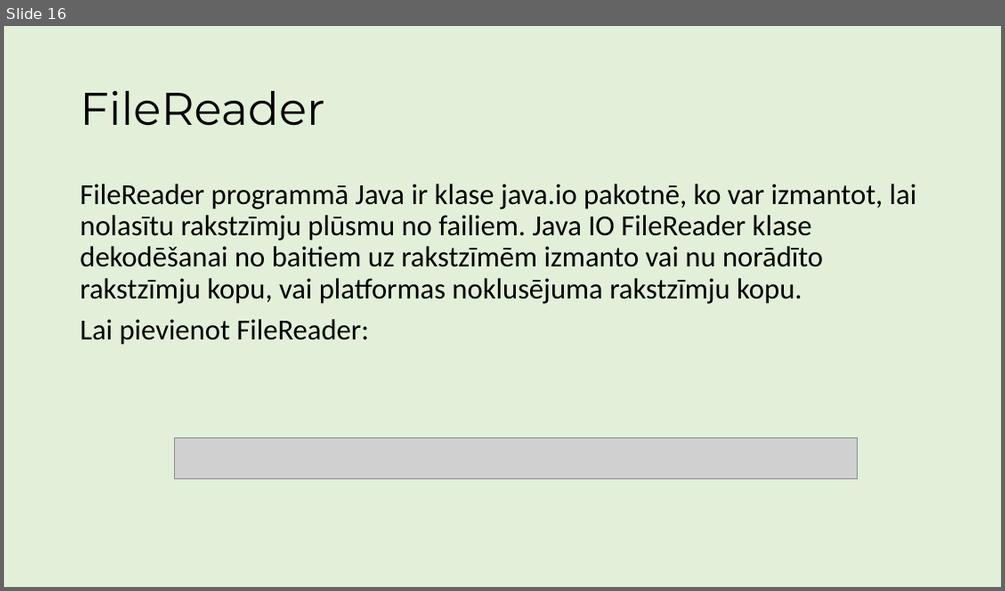
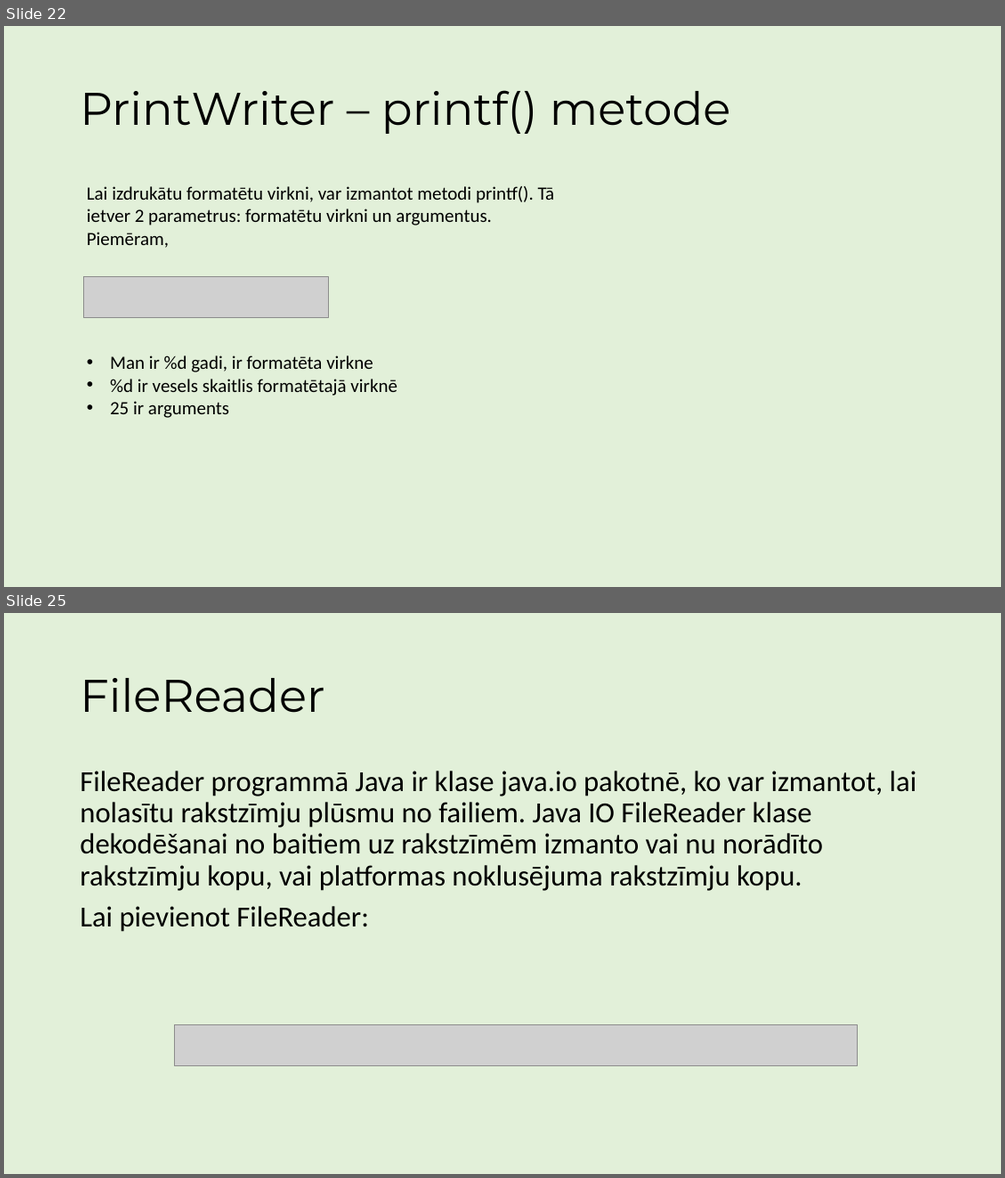
Before and after one commit to ricciss/TekstaDatnes, a slide deck: MacibuMaterials.pptx. Shown one above the other, each under a label of ours: slide 16 before the commit, slides 22 and 25 after it; the slides between them are not shown. The pictures are 1005x591 and 1005x1178 pixels, drawn with LibreOffice and Linux fonts; fonts in the diff are those of the drawing; grey boxes stand for pictures. Boxes give left, top, right and bottom in pixels: in the first picture for what was removed or moved away, otherwise in the second. Text is boxed around its words. In the diff, an @@ line names an element or a change of style, - is before the commit and + after.

Commit message:
Pievienota informācija par PrintWriter

```diff
--- a/MacibuMaterials.pptx
+++ b/MacibuMaterials.pptx
@@ slide 22 added at (4,26,1001,587), background #E2F0D9 @@
@@ title added at (80,90,730,134), 44 pt, text #000000 @@
+PrintWriter – printf() metode
@@ text added at (87,186,555,248), 18 pt, text #000000 @@
+Lai izdrukātu formatētu virkni, var izmantot metodi printf(). Tā ietver 2 parametrus: formatētu virkni un argumentus. Piemēram,
@@ picture added at (84,277,329,318) @@
@@ text added at (110,355,397,418), 18 pt, text #000000 @@
+• Man ir %d gadi, ir formatēta virkne
+• %d ir vesels skaitlis formatētajā virknē
+• 25 ir arguments
@@ what was slide 16 is now slide 25 @@
```
Also in this commit, not shown: 3 slides changed, 8 other slides added, 1 other file.
